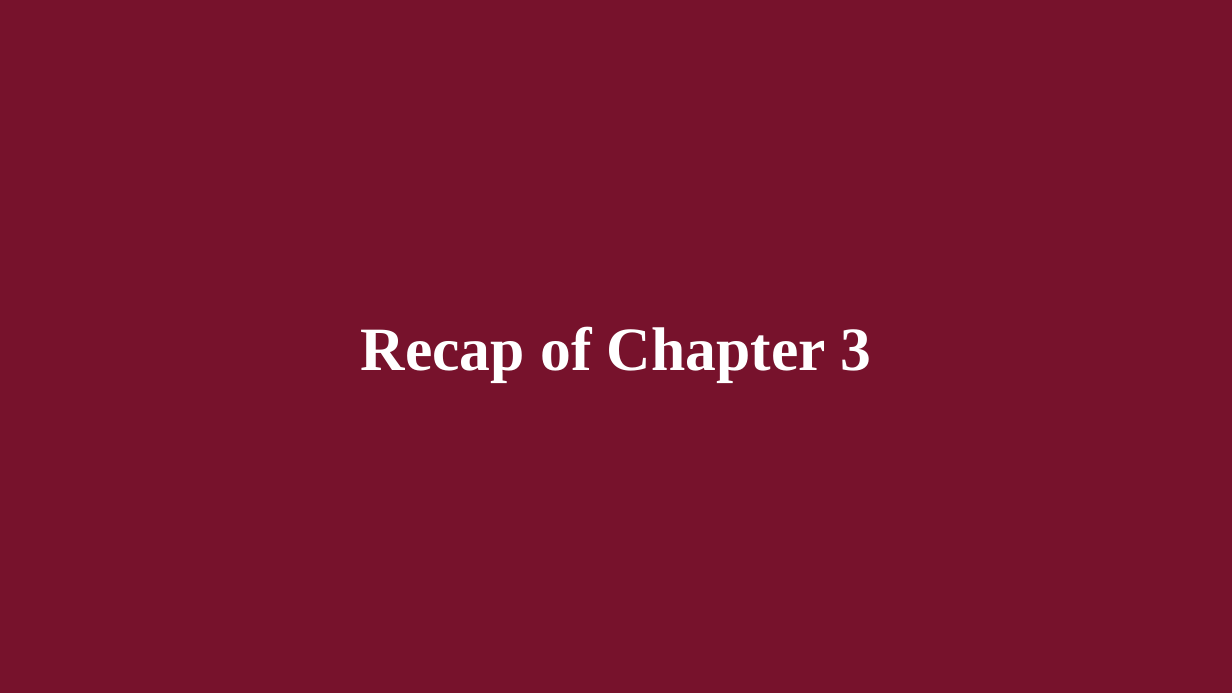
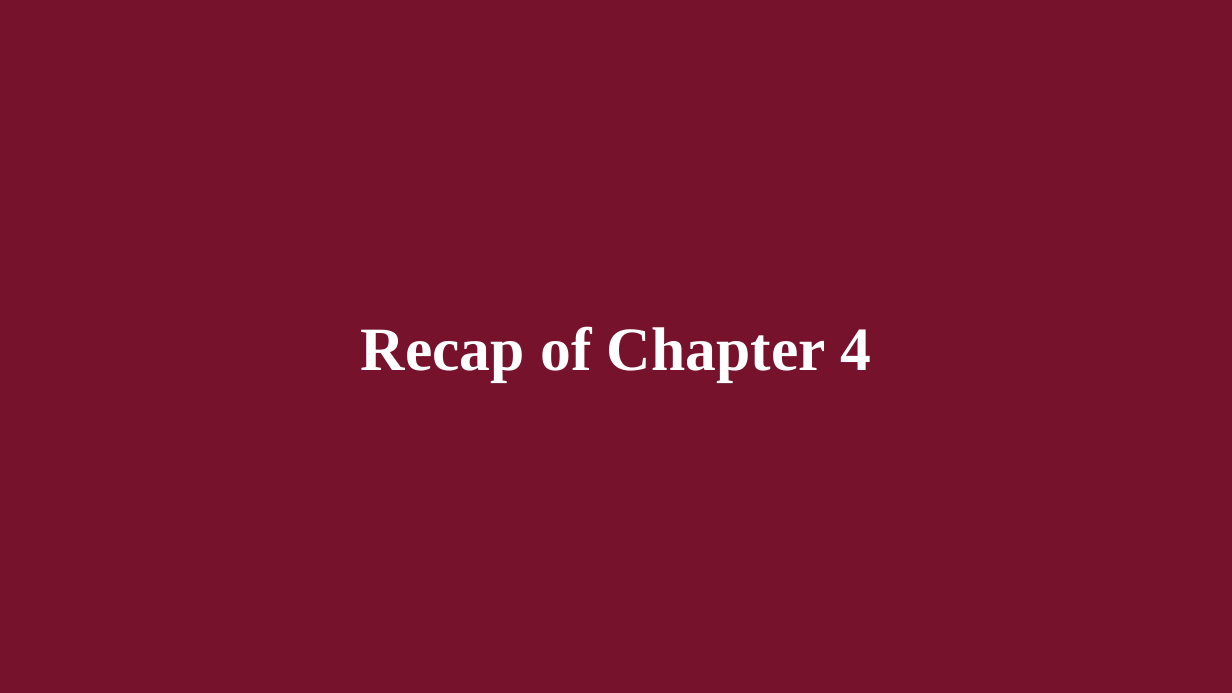
Before and after one commit to brianhwpark/brianhwpark.github.io, a slide deck: slide 51 of files/teaching-resources/concordiacollege-bus-201/bus-201-lecture-note/bus201-ch04.pptx. Drawn at 1232x693 pixels with LibreOffice and Linux fonts; fonts in the diff are those of the drawing. Boxes give left, top, right and bottom in pixels: in the first picture for what was removed or moved away, otherwise in the second. Text is boxed around its words. In the diff, an @@ line names an element or a change of style, - is before the commit and + after.

```diff
--- a/files/teaching-resources/concordiacollege-bus-201/bus-201-lecture-note/bus201-ch04.pptx
+++ b/files/teaching-resources/concordiacollege-bus-201/bus-201-lecture-note/bus201-ch04.pptx
@@ text at bbox=[361, 326, 871, 382]: text changed @@
-Recap of Chapter 3
+Recap of Chapter 4
```
Also in this commit, not shown: 4 other files.
